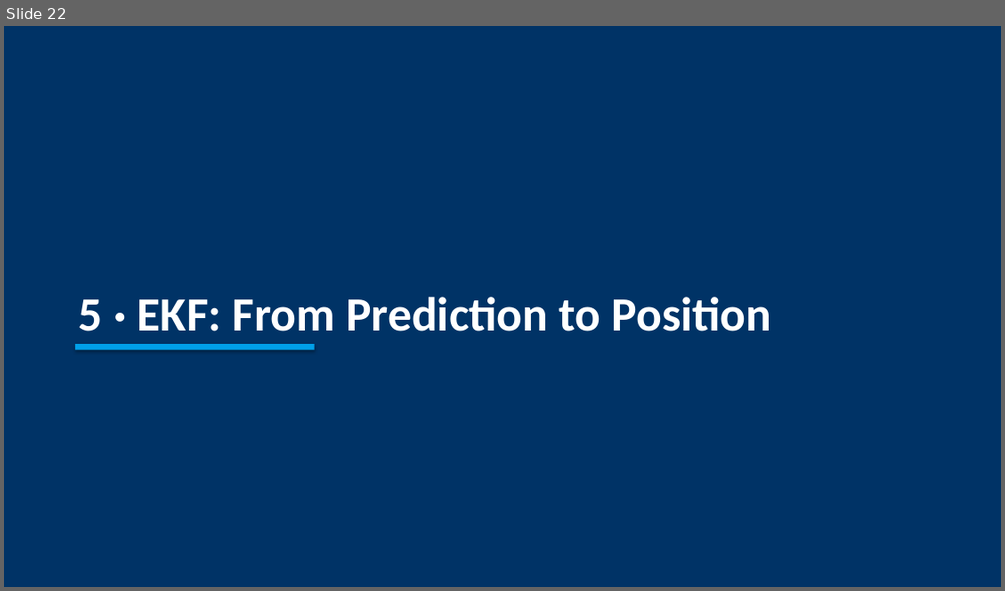
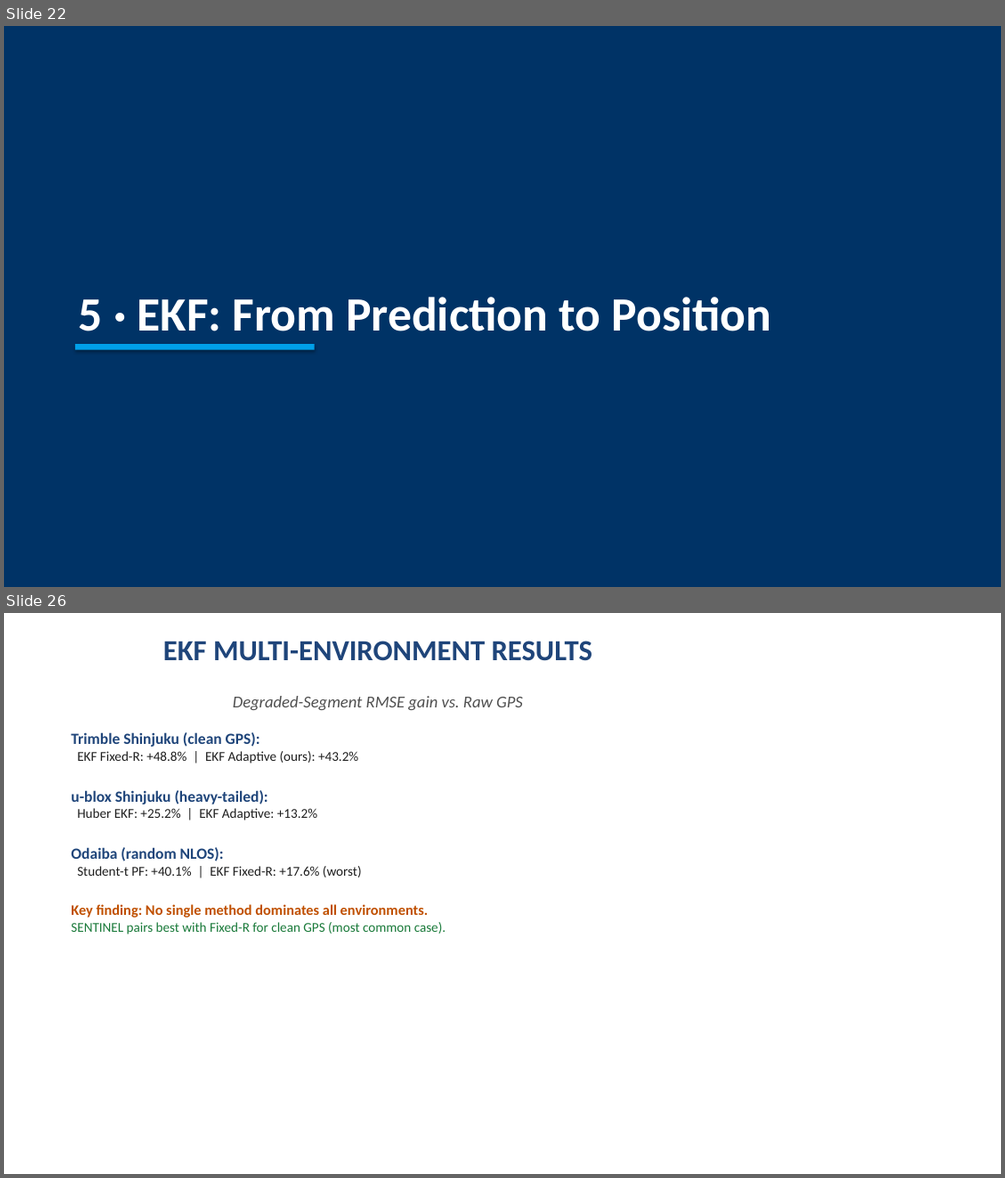
Before and after one commit to Jorshuare/AI-Based-Prediction-for-GNSS-Signal-Degradation, a slide deck: docs/SENTINEL_GNSS_Presentation.pptx. Shown one above the other, each under a label of ours: slide 22 before the commit, slides 22 and 26 after it; the slides between them are not shown. The pictures are 1005x591 and 1005x1178 pixels, drawn with LibreOffice and Linux fonts; fonts in the diff are those of the drawing. Boxes give left, top, right and bottom in pixels: in the first picture for what was removed or moved away, otherwise in the second. Text is boxed around its words. In the diff, an @@ line names an element or a change of style, - is before the commit and + after.

```diff
--- a/docs/SENTINEL_GNSS_Presentation.pptx
+++ b/docs/SENTINEL_GNSS_Presentation.pptx
@@ slide 26 added at <box>4,613,1001,1174</box>, background #FFFFFF @@
@@ text added at <box>163,641,593,661</box>, 28 pt, text #1F457A, bold @@
+EKF MULTI-ENVIRONMENT RESULTS
@@ text added at <box>233,696,523,710</box>, 16 pt, text #505050, italic @@
+Degraded-Segment RMSE gain vs. Raw GPS
@@ text added at <box>71,732,445,934</box>, 13 pt, text #1F1F1F @@
+Trimble Shinjuku (clean GPS):
+EKF Fixed-R: +48.8% | EKF Adaptive (ours): +43.2%
+u-blox Shinjuku (heavy-tailed):
+Huber EKF: +25.2% | EKF Adaptive: +13.2%
+Odaiba (random NLOS):
+Student-t PF: +40.1% | EKF Fixed-R: +17.6% (worst)
+Key finding: No single method dominates all environments.
+SENTINEL pairs best with Fixed-R for clean GPS (most common case).
```
Also in this commit, not shown: 21 slides changed, 46 other files.
